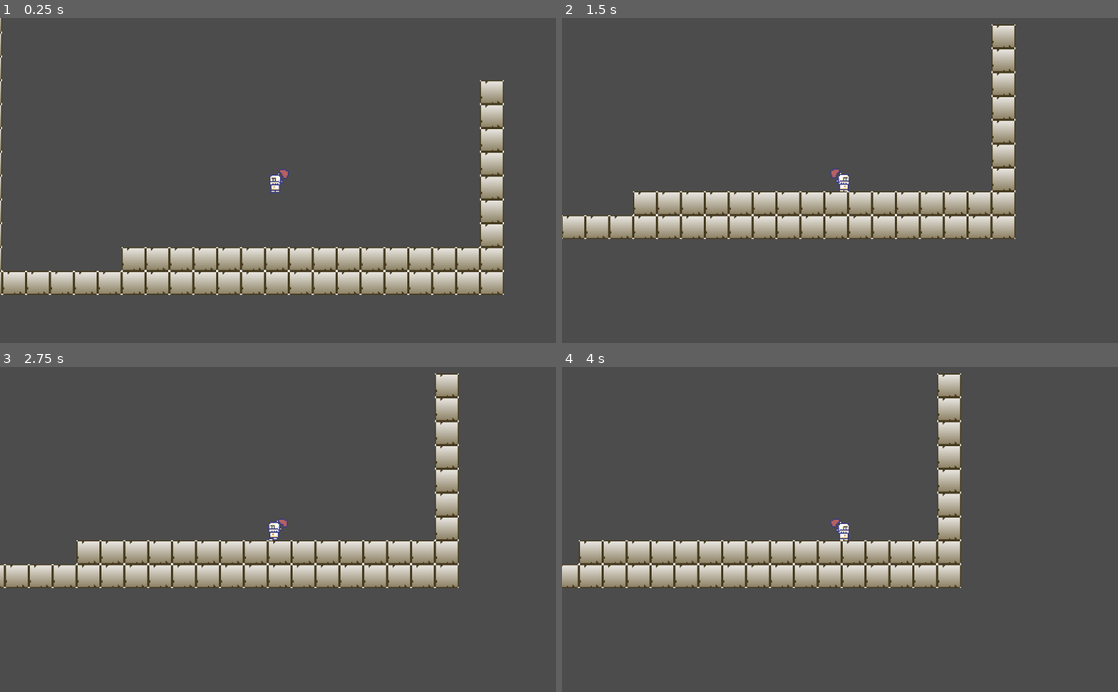
Above: before the commit, frames 1-4 (two rows, left to right).
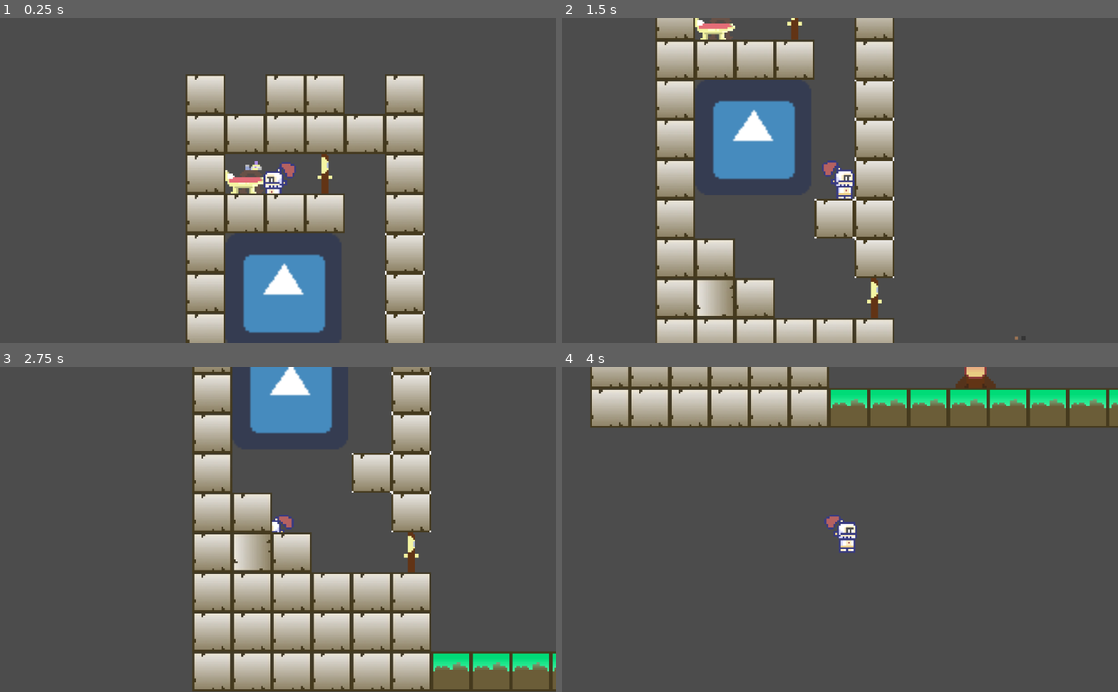
Above: after the commit, the same moments.

Repository: ltjastad/liamproject1
Game: Godot game, scene res://scenes/maingame/game.tscn
The game is run twice, just before and just after one commit, with the same random seed, the same clock (stepped at 60 frames per second) and the same inputs. The engine's default icon, where the game draws it, is replaced by a stand-in: a white triangle on a blue panel in a dark square.
Inputs:
- Up to frame 1 (0.25 s): no input
- Up to frame 2 (1.5 s): hold Right (ui_right) from 0.53 s (still down)
- Up to frame 3 (2.75 s): release Right (ui_right) at 2.03 s; hold Left (ui_left) from 2.03 s (still down)
- Up to frame 4 (4 s): release Left (ui_left) at 2.78 s; hold Right (ui_right) from 2.78 s (still down)

The runs differ from the first frame. In frame 1, 34% of the frame differs, in the area x 0-91%, y 0-100%; in frame 2, 36%; in frame 3, 41%, in the area x 0-100%, y 0-100%; in frame 4, 26%.

Commit message:
Ladder
all new changes and birth of ladder

Diff:
--- /dev/null
+++ b/objects/Ladder/Ladder.tscn
@@ -0,0 +1,16 @@
+[gd_scene load_steps=3 format=2]
+
+[ext_resource path="res://objects/Ladder/Ladder.png" type="Texture" id=1]
+
+[sub_resource type="RectangleShape2D" id=1]
+extents = Vector2( 5, 11 )
+
+[node name="Ladder" type="Node2D"]
+
+[node name="Ladder" type="Sprite" parent="."]
+texture = ExtResource( 1 )
+
+[node name="Area2D" type="Area2D" parent="."]
+
+[node name="CollisionShape2D" type="CollisionShape2D" parent="Area2D"]
+shape = SubResource( 1 )
--- a/objects/campfire/Campfire.tscn
+++ b/objects/campfire/Campfire.tscn
@@ -1,6 +1,6 @@
 [gd_scene load_steps=8 format=2]
 
-[ext_resource path="res://camp.png" type="Texture" id=1]
+[ext_resource path="res://objects/campfire/camp.png" type="Texture" id=1]
 [ext_resource path="res://objects/campfire/Campfire.gd" type="Script" id=2]
 
 [sub_resource type="Animation" id=1]
--- a/objects/player/player.gd
+++ b/objects/player/player.gd
@@ -2,9 +2,9 @@
 
 export(int) var movement_speed = 3000 # left and right movement speed
 export(int) var max_x_velocity = 3000 # maximum left and right velocity (speed)
-export(int) var gravity = 150 # gravity pushing down on player
+export(int) var gravity = 200 # gravity pushing down on player
 export(float) var slide_force = 50
-export(int) var max_fall_speed = 5000 # max speed when falling
+export(int) var max_fall_speed = 7000 # max speed when falling
 export(int) var jump_force = 16000 # upwards jumping force
 
 onready var _collision_shape_offset = $CollisionShape2D.position
--- a/scenes/maingame/game.tscn
+++ b/scenes/maingame/game.tscn
@@ -1,21 +1,43 @@
-[gd_scene load_steps=4 format=2]
+[gd_scene load_steps=5 format=2]
 
 [ext_resource path="res://objects/player/player.tscn" type="PackedScene" id=1]
 [ext_resource path="res://scenes/maingame/game.gd" type="Script" id=2]
 [ext_resource path="res://tilesets/tileset1.tres" type="TileSet" id=3]
+[ext_resource path="res://objects/campfire/Campfire.tscn" type="PackedScene" id=4]
 
 [node name="game" type="Node2D"]
 script = ExtResource( 2 )
 
+[node name="Campfire" parent="." instance=ExtResource( 4 )]
+position = Vector2( 301, 250 )
+scale = Vector2( -1.23438, 1.27381 )
+
 [node name="player" parent="." instance=ExtResource( 1 )]
-position = Vector2( 364, 198 )
+position = Vector2( 139, 53 )
+movement_speed = 4000
+max_x_velocity = 5000
+gravity = 200
+jump_force = 17000
 
 [node name="camera" type="Camera2D" parent="."]
 current = true
-zoom = Vector2( 0.5, 0.5 )
+zoom = Vector2( 0.3, 0.3 )
+
+[node name="background" type="TileMap" parent="."]
+z_index = -1
+tile_set = ExtResource( 3 )
+cell_size = Vector2( 22, 22 )
+format = 1
+
+[node name="background2" type="TileMap" parent="."]
+z_index = -1
+tile_set = ExtResource( 3 )
+cell_size = Vector2( 22, 22 )
+format = 1
+tile_data = PoolIntArray( 131077, 4, 0, 262149, 1, 0 )
 
 [node name="level" type="TileMap" parent="."]
 tile_set = ExtResource( 3 )
 cell_size = Vector2( 22, 22 )
 format = 1
-tile_data = PoolIntArray( 131076, 0, 0, 196612, 0, 0, 262148, 0, 0, 327684, 0, 0, 327705, 0, 0, 393220, 0, 0, 393241, 0, 0, 458756, 0, 0, 458777, 0, 0, 524292, 0, 0, 524313, 0, 0, 589828, 0, 0, 589849, 0, 0, 655364, 0, 0, 655385, 0, 0, 720900, 0, 0, 720921, 0, 0, 786436, 0, 0, 786442, 0, 0, 786443, 0, 0, 786444, 0, 0, 786445, 0, 0, 786446, 0, 0, 786447, 0, 0, 786448, 0, 0, 786449, 0, 0, 786450, 0, 0, 786451, 0, 0, 786452, 0, 0, 786453, 0, 0, 786454, 0, 0, 786455, 0, 0, 786456, 0, 0, 786457, 0, 0, 851972, 0, 0, 851973, 0, 0, 851974, 0, 0, 851975, 0, 0, 851976, 0, 0, 851977, 0, 0, 851978, 0, 0, 851979, 0, 0, 851980, 0, 0, 851981, 0, 0, 851982, 0, 0, 851983, 0, 0, 851984, 0, 0, 851985, 0, 0, 851986, 0, 0, 851987, 0, 0, 851988, 0, 0, 851989, 0, 0, 851990, 0, 0, 851991, 0, 0, 851992, 0, 0, 851993, 0, 0 )
+tile_data = PoolIntArray( 4, 5, 0, 6, 5, 0, 7, 5, 0, 9, 5, 0, 65540, 5, 0, 65541, 5, 0, 65542, 5, 0, 65543, 5, 0, 65544, 5, 0, 65545, 5, 0, 131076, 5, 0, 131079, 3, 0, 131081, 5, 0, 196612, 5, 0, 196613, 5, 0, 196614, 5, 0, 196615, 5, 0, 196617, 5, 0, 262148, 5, 0, 262153, 0, 0, 327684, 5, 0, 327689, 0, 0, 393220, 5, 0, 393225, 0, 0, 458756, 5, 0, 458760, 0, 0, 458761, 0, 0, 524292, 5, 0, 524293, 5, 0, 524297, 0, 0, 589828, 5, 0, 589829, -1073741819, 0, 589830, 5, 0, 589833, 3, 0, 655364, 5, 0, 655365, 5, 0, 655366, 5, 0, 655367, 5, 0, 655368, 5, 0, 655369, 5, 0, 720900, 5, 0, 720901, 5, 0, 720902, 5, 0, 720903, 5, 0, 720904, 5, 0, 720905, 5, 0, 786436, 5, 0, 786437, 5, 0, 786438, 5, 0, 786439, 5, 0, 786440, 5, 0, 786441, 5, 0, 786442, 2, 0, 786443, 2, 0, 786444, 2, 0, 786445, 2, 0, 786446, 2, 0, 786447, 2, 0, 786448, 2, 0, 786449, 2, 0, 786450, 2, 0, 786451, 2, 0, 786452, 2, 0, 786453, 2, 0, 786454, 2, 0, 786455, 2, 0, 786456, 2, 0, 786457, 2, 0 )
--- a/tilesets/tileset1.tres
+++ b/tilesets/tileset1.tres
@@ -1,9 +1,17 @@
-[gd_resource type="TileSet" load_steps=3 format=2]
+[gd_resource type="TileSet" load_steps=9 format=2]
 
 [ext_resource path="res://tilesets/tile1.png" type="Texture" id=1]
+[ext_resource path="res://icon.png" type="Texture" id=2]
+[ext_resource path="res://tilesets/forestblock.png" type="Texture" id=3]
+[ext_resource path="res://tilesets/door.png" type="Texture" id=4]
+[ext_resource path="res://tilesets/Bed.png" type="Texture" id=5]
+[ext_resource path="res://tilesets/BlockBlock.jpeg" type="Texture" id=6]
 
 [sub_resource type="ConvexPolygonShape2D" id=1]
 points = PoolVector2Array( 22, 22, 0, 22, 0, 0, 22, 0 )
+
+[sub_resource type="ConvexPolygonShape2D" id=2]
+points = PoolVector2Array( 0, 0, 22, 0, 22, 22, 0, 22 )
 
 [resource]
 0/name = "Tile1"
@@ -27,3 +35,80 @@
 "shape_transform": Transform2D( 1, 0, 0, 1, 0, 0 )
 } ]
 0/z_index = 0
+1/name = "Icon"
+1/texture = ExtResource( 2 )
+1/tex_offset = Vector2( 0, 0 )
+1/modulate = Color( 1, 1, 1, 1 )
+1/region = Rect2( 0, 0, 64, 64 )
+1/tile_mode = 0
+1/occluder_offset = Vector2( 32, 32 )
+1/navigation_offset = Vector2( 32, 32 )
+1/shape_offset = Vector2( 0, 0 )
+1/shape_transform = Transform2D( 1, 0, 0, 1, 0, 0 )
+1/shape_one_way = false
+1/shape_one_way_margin = 0.0
+1/shapes = [  ]
+1/z_index = 0
+2/name = "Forestblock"
+2/texture = ExtResource( 3 )
+2/tex_offset = Vector2( 0, 0 )
+2/modulate = Color( 1, 1, 1, 1 )
+2/region = Rect2( 0, 0, 22, 22 )
+2/tile_mode = 0
+2/occluder_offset = Vector2( 11, 11 )
+2/navigation_offset = Vector2( 11, 11 )
+2/shape_offset = Vector2( 0, 0 )
+2/shape_transform = Transform2D( 1, 0, 0, 1, 0, 0 )
+2/shape = SubResource( 2 )
+2/shape_one_way = false
+2/shape_one_way_margin = 1.0
+2/shapes = [ {
+"autotile_coord": Vector2( 0, 0 ),
+"one_way": false,
+"one_way_margin": 1.0,
+"shape": SubResource( 2 ),
+"shape_transform": Transform2D( 1, 0, 0, 1, 0, 0 )
+} ]
+2/z_index = 0
+3/name = "Door"
+3/texture = ExtResource( 4 )
+3/tex_offset = Vector2( 0, 0 )
+3/modulate = Color( 1, 1, 1, 1 )
+3/region = Rect2( 0, 0, 22, 22 )
+3/tile_mode = 0
+3/occluder_offset = Vector2( 11, 11 )
+3/navigation_offset = Vector2( 11, 11 )
+3/shape_offset = Vector2( 0, 0 )
+3/shape_transform = Transform2D( 1, 0, 0, 1, 0, 0 )
+3/shape_one_way = false
+3/shape_one_way_margin = 0.0
+3/shapes = [  ]
+3/z_index = 0
+4/name = "Bed"
+4/texture = ExtResource( 5 )
+4/tex_offset = Vector2( 0, 0 )
+4/modulate = Color( 1, 1, 1, 1 )
+4/region = Rect2( 0, 0, 22, 22 )
+4/tile_mode = 0
+4/occluder_offset = Vector2( 11, 11 )
+4/navigation_offset = Vector2( 11, 11 )
+4/shape_offset = Vector2( 0, 0 )
+4/shape_transform = Transform2D( 1, 0, 0, 1, 0, 0 )
+4/shape_one_way = false
+4/shape_one_way_margin = 0.0
+4/shapes = [  ]
+4/z_index = 0
+5/name = "BlockBlock"
+5/texture = ExtResource( 6 )
+5/tex_offset = Vector2( 0, 0 )
+5/modulate = Color( 1, 1, 1, 1 )
+5/region = Rect2( 0, 0, 22, 22 )
+5/tile_mode = 0
+5/occluder_offset = Vector2( 11, 11 )
+5/navigation_offset = Vector2( 11, 11 )
+5/shape_offset = Vector2( 0, 0 )
+5/shape_transform = Transform2D( 1, 0, 0, 1, 0, 0 )
+5/shape_one_way = false
+5/shape_one_way_margin = 0.0
+5/shapes = [  ]
+5/z_index = 0
--- a/tilesets/tileset1.tscn
+++ b/tilesets/tileset1.tscn
@@ -1,7 +1,11 @@
-[gd_scene load_steps=3 format=2]
+[gd_scene load_steps=7 format=2]
 
 [ext_resource path="res://tilesets/tile1.png" type="Texture" id=1]
 [ext_resource path="res://icon.png" type="Texture" id=2]
+[ext_resource path="res://tilesets/forestblock.png" type="Texture" id=3]
+[ext_resource path="res://tilesets/door.png" type="Texture" id=4]
+[ext_resource path="res://tilesets/Bed.png" type="Texture" id=5]
+[ext_resource path="res://tilesets/BlockBlock.jpeg" type="Texture" id=6]
 
 [node name="tileset1" type="Node2D"]
 
@@ -10,5 +14,21 @@
 texture = ExtResource( 1 )
 
 [node name="Icon" type="Sprite" parent="."]
-position = Vector2( -430, 597 )
+position = Vector2( 140, 135 )
 texture = ExtResource( 2 )
+
+[node name="Door" type="Sprite" parent="."]
+position = Vector2( 319, 164 )
+texture = ExtResource( 4 )
+
+[node name="Forestblock" type="Sprite" parent="."]
+position = Vector2( 219, 145 )
+texture = ExtResource( 3 )
+
+[node name="Bed" type="Sprite" parent="."]
+position = Vector2( 276, 178 )
+texture = ExtResource( 5 )
+
+[node name="BlockBlock" type="Sprite" parent="Bed"]
+position = Vector2( 73, 15 )
+texture = ExtResource( 6 )
Binary file added: objects/Ladder/Ladder.png
Not shown, added: objects/Ladder/Ladder.png.import
Renamed: camp.png -> objects/campfire/camp.png
Not shown, added: objects/campfire/camp.png.import
Binary file added: tilesets/Bed.png
Not shown, changed: tilesets/Bed.png.import
Binary file added: tilesets/BlockBlock.jpeg
Not shown, added: tilesets/BlockBlock.jpeg.import
Binary file added: tilesets/door.png
Not shown, added: tilesets/door.png.import
Binary file added: tilesets/forestblock.png
Not shown, added: tilesets/forestblock.png.import
